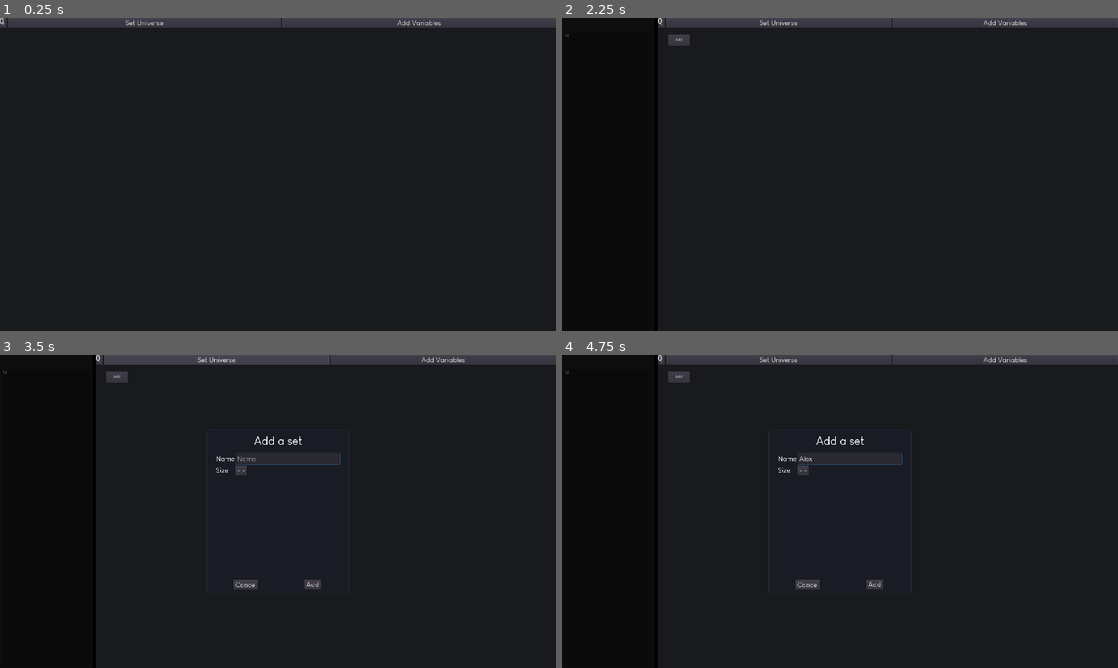
Above: before the commit, frames 1-4 (two rows, left to right).
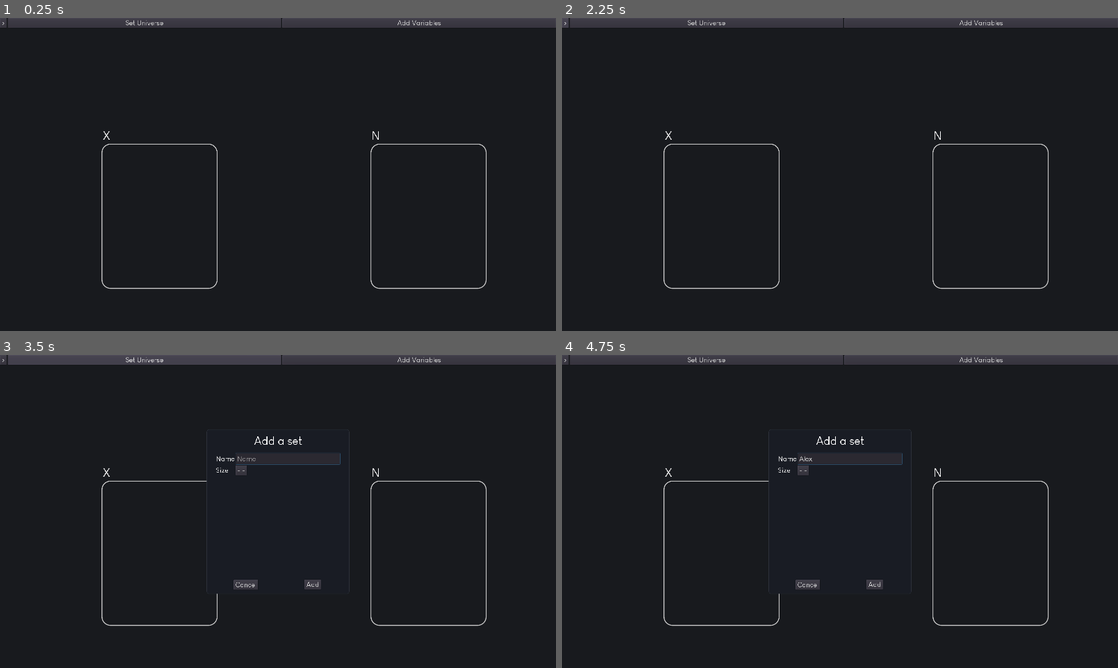
Above: after the commit, the same moments.

Repository: Mickaly13X/wv_project
Game: Godot game, scene res://Scenes/Main.tscn
The game is run twice, just before and just after one commit, with the same random seed, the same clock (stepped at 60 frames per second) and the same inputs.
Inputs (mouse positions are in pixels of both pictures, inside the frame that each line leads up to):
- Up to frame 1 (0.25 s): no input
- Up to frame 2 (2.25 s): click ">" at 0.5 s; click (606, 180) at 1.27 s; type "12" at 1.35 s; click "<" at 2 s
- Up to frame 3 (3.5 s): click "Set Universe" at 2.75 s
- Up to frame 4 (4.75 s): click (851, 458) at 3.52 s; type "Alex" at 3.6 s; click "Add Variables" at 4.25 s

The runs differ from the first frame. In frame 1, 0.7% of the frame differs, in the area x 0-88%, y 0-87%; in frame 2, 2.1%, in the area x 0-88%, y 0-100%; in frame 3, 2.1%; in frame 4, 2.1%.

Commit message:
🌱 IMPROVE: Better UI, code flexibility

Diff:
--- a/Visualizer/Scenes/Main.tscn
+++ b/Visualizer/Scenes/Main.tscn
@@ -91,9 +91,15 @@
 "_edit_use_anchors_": false
 }
 
-[node name="SetUniverse" type="Button" parent="HSplit/MainPanel/UI/HUD"]
+[node name="Main" type="HBoxContainer" parent="HSplit/MainPanel/UI/HUD"]
 margin_left = 27.0
-margin_right = 971.0
+margin_right = 1920.0
+margin_bottom = 34.0
+size_flags_horizontal = 3
+size_flags_vertical = 3
+
+[node name="SetUniverse" type="Button" parent="HSplit/MainPanel/UI/HUD/Main"]
+margin_right = 944.0
 margin_bottom = 34.0
 focus_mode = 0
 size_flags_horizontal = 3
@@ -105,9 +111,9 @@
 "_edit_use_anchors_": false
 }
 
-[node name="AddVariables" type="Button" parent="HSplit/MainPanel/UI/HUD"]
-margin_left = 975.0
-margin_right = 1920.0
+[node name="AddVariables" type="Button" parent="HSplit/MainPanel/UI/HUD/Main"]
+margin_left = 948.0
+margin_right = 1893.0
 margin_bottom = 34.0
 focus_mode = 0
 size_flags_horizontal = 3
@@ -119,17 +125,24 @@
 "_edit_use_anchors_": false
 }
 
-[node name="Sets" type="Control" parent="HSplit/MainPanel"]
+[node name="Sets" type="Control" parent="."]
+margin_top = 38.0
+margin_right = 1920.0
+margin_bottom = 1080.0
+size_flags_horizontal = 3
+size_flags_vertical = 3
 __meta__ = {
 "_edit_use_anchors_": false
 }
 
-[node name="N" parent="HSplit/MainPanel/Sets" instance=ExtResource( 2 )]
+[node name="N" parent="Sets" instance=ExtResource( 2 )]
+position = Vector2( 1280, 396 )
 
-[node name="X" parent="HSplit/MainPanel/Sets" instance=ExtResource( 2 )]
+[node name="X" parent="Sets" instance=ExtResource( 2 )]
+position = Vector2( 350.886, 396 )
 
 [node name="PopUpUniverse" parent="." instance=ExtResource( 3 )]
 popup_exclusive = true
 [connection signal="button_up" from="HSplit/MainPanel/UI/HUD/OpenCoLa" to="." method="toggle_cola_panel"]
-[connection signal="button_up" from="HSplit/MainPanel/UI/HUD/SetUniverse" to="." method="popup_universe" binds= [ "N" ]]
-[connection signal="button_up" from="HSplit/MainPanel/UI/HUD/AddVariables" to="." method="popup_universe" binds= [ "X" ]]
+[connection signal="button_up" from="HSplit/MainPanel/UI/HUD/Main/SetUniverse" to="." method="popup_universe" binds= [ "N" ]]
+[connection signal="button_up" from="HSplit/MainPanel/UI/HUD/Main/AddVariables" to="." method="popup_universe" binds= [ "X" ]]
--- a/Visualizer/Scenes/Set0.tscn
+++ b/Visualizer/Scenes/Set0.tscn
@@ -3,19 +3,14 @@
 [ext_resource path="res://Scripts/set0.gd" type="Script" id=1]
 [ext_resource path="res://Fonts/font.tres" type="DynamicFont" id=2]
 
-[node name="Set0" type="Control"]
-anchor_right = 0.208
-anchor_bottom = 0.463
-margin_right = 0.640015
-margin_bottom = -0.0400391
+[node name="Set0" type="Node2D"]
 script = ExtResource( 1 )
-__meta__ = {
-"_edit_use_anchors_": false
-}
 
 [node name="Mask" type="Button" parent="."]
 anchor_right = 1.0
 anchor_bottom = 1.0
+margin_right = 400.0
+margin_bottom = 500.0
 focus_mode = 0
 enabled_focus_mode = 0
 flat = true
--- a/Visualizer/Scripts/Main.gd
+++ b/Visualizer/Scripts/Main.gd
@@ -6,6 +6,14 @@
 onready var MB_SIZE = $PopUpUniverse/Items/MbSize
 onready var OPEN_COLA = $HSplit/MainPanel/UI/HUD/OpenCoLa
 onready var COLA_PANEL = $HSplit/CoLaPanel
+onready var SETS = $Sets
+onready var HSPLIT = $HSplit
+onready var POPUPS = {
+	"set_universe":$PopUpUniverse
+
+
+
+	}
 
 var not_domains = ["structure","size","pos","count","not","inter","union","in"]
 var diagrams = []
@@ -47,7 +55,7 @@
 
 func add_universe(tag : String, custom_name : String, size : int) -> void:
 
-	var Universe : Node = $HSplit/MainPanel/Sets.get_node(tag)
+	var Universe : Node = SETS.get_node(tag)
 	Universe.set_name(custom_name)
 	Universe.add_elements(size)
 
@@ -194,8 +202,8 @@
 
 #called when pressing on the Add Set Button
 func popup_universe(universe_tag : String) -> void:
-	$PopUpUniverse.ref_universe = universe_tag
-	$PopUpUniverse.popup()
+	POPUPS["set_universe"].ref_universe = universe_tag
+	POPUPS["set_universe"].popup()
 
 
 func _on_AddVariables_button_up():
@@ -205,10 +213,10 @@
 func toggle_cola_panel():
 
 	if OPEN_COLA.text == ">":
-		$HSplit.dragger_visibility = SplitContainer.DRAGGER_VISIBLE
+		HSPLIT.dragger_visibility = SplitContainer.DRAGGER_VISIBLE
 		COLA_PANEL.show()
 		OPEN_COLA.text = "<"
 	else:
-		$HSplit.dragger_visibility = SplitContainer.DRAGGER_HIDDEN_COLLAPSED
+		HSPLIT.dragger_visibility = SplitContainer.DRAGGER_HIDDEN_COLLAPSED
 		COLA_PANEL.hide()
 		OPEN_COLA.text = ">"
--- a/Visualizer/Scripts/set0.gd
+++ b/Visualizer/Scripts/set0.gd
@@ -1,4 +1,4 @@
-extends Control
+extends Node2D
 
 const ELEMENT = preload("res://Scenes/Element.tscn")
 
